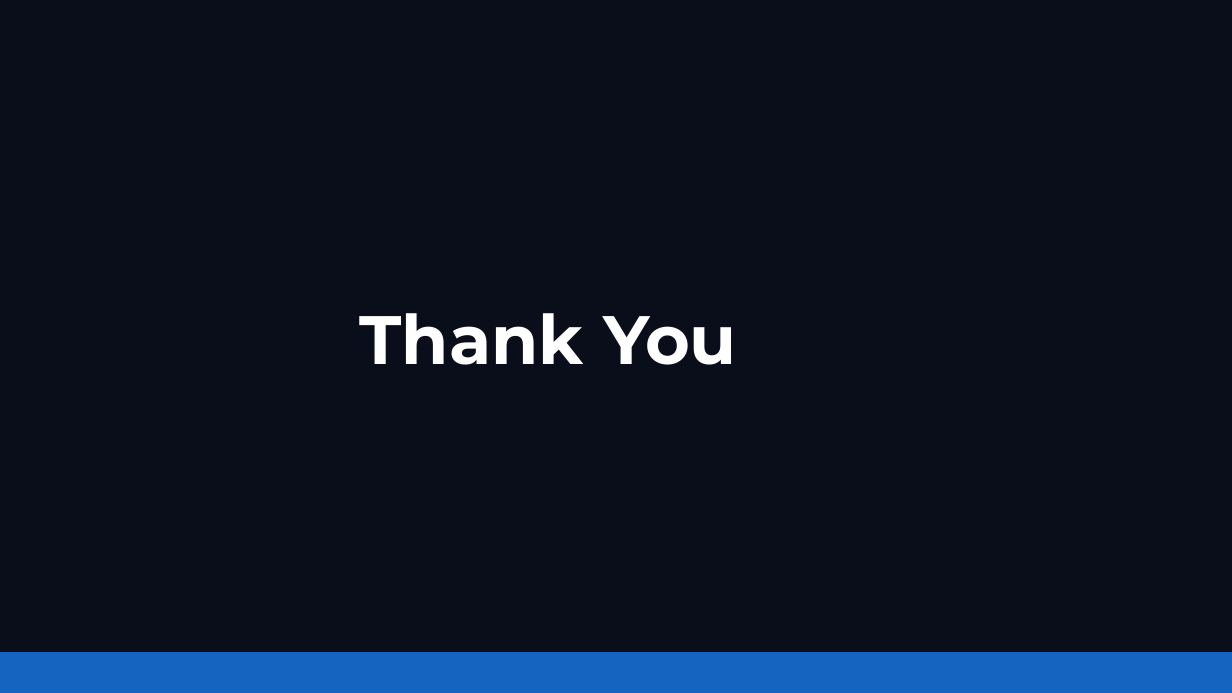
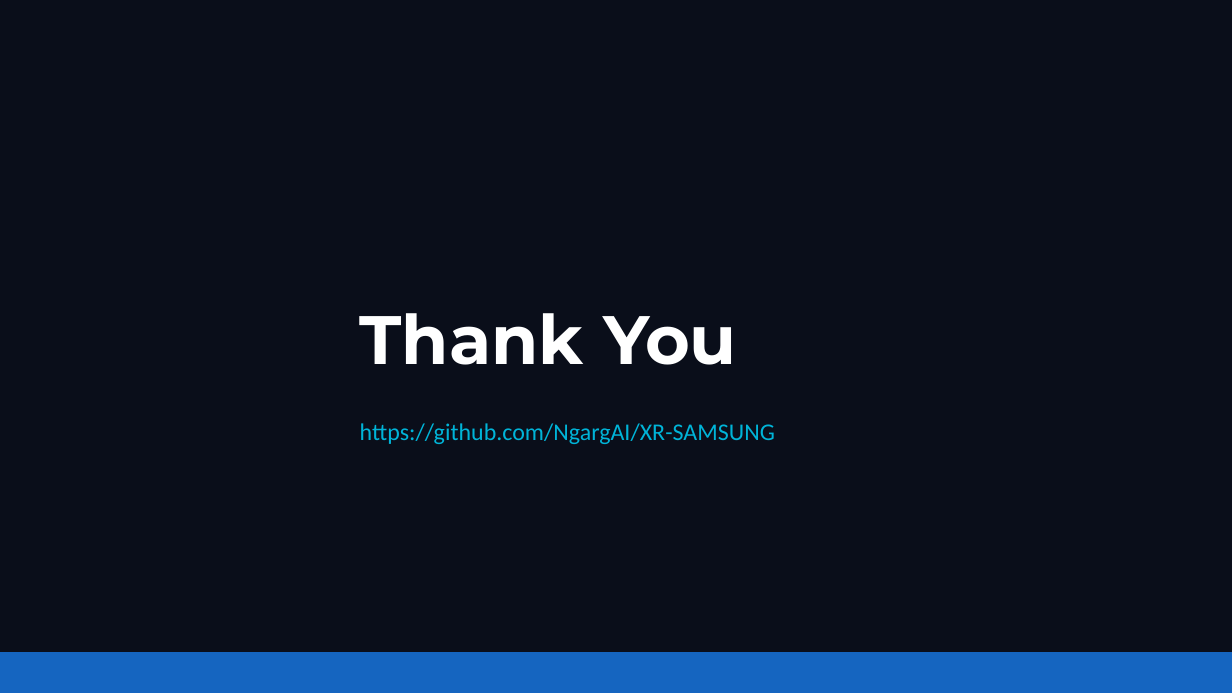
Before and after one commit to NgargAI/XR-SAMSUNG, a slide deck: slide 10 of presentation/TIET_TrinityStack.pptx. Drawn at 1232x693 pixels with LibreOffice and Linux fonts; fonts in the diff are those of the drawing. Boxes give left, top, right and bottom in pixels: in the first picture for what was removed or moved away, otherwise in the second. Text is boxed around its words. In the diff, an @@ line names an element or a change of style, - is before the commit and + after.

```diff
--- a/presentation/TIET_TrinityStack.pptx
+++ b/presentation/TIET_TrinityStack.pptx
@@ text added at bbox=[360, 423, 775, 444], 14 pt, text #00B4D8 @@
+https://github.com/NgargAI/XR-SAMSUNG
```
Also in this commit, not shown: 1 other slide changed, 2 other files.
